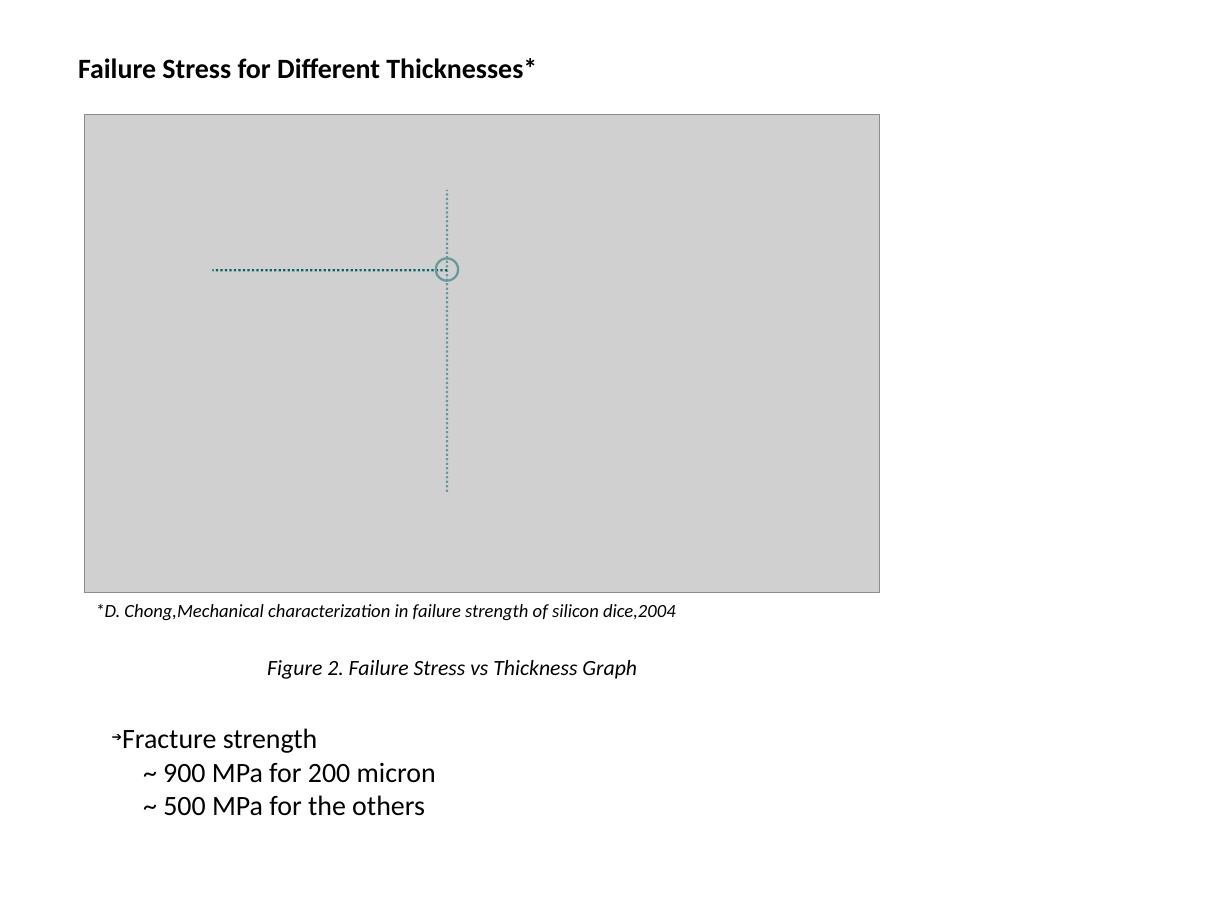
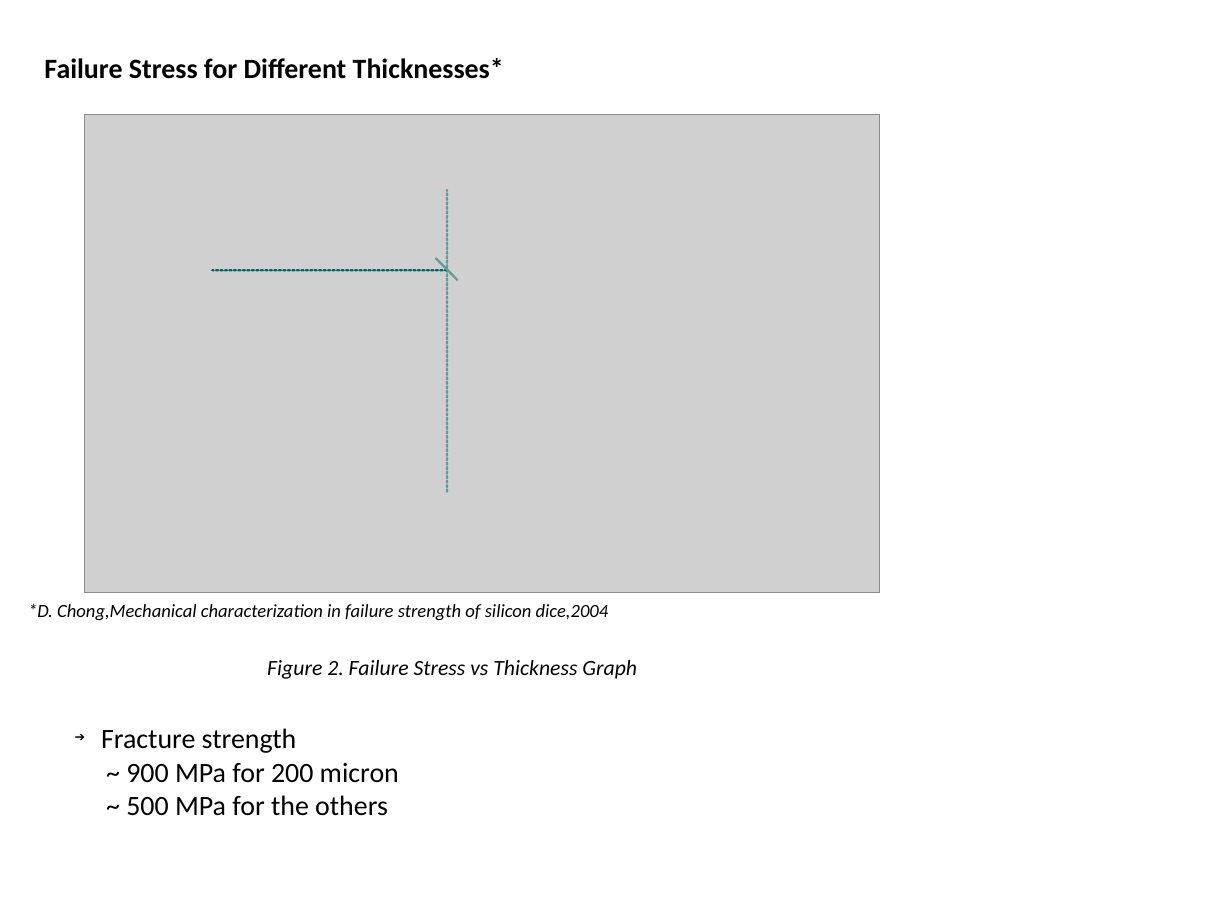
Before and after one commit to handegunduzoz/Bending, a slide deck: slide 3 of Radius of curvature.pptx. Drawn at 1232x924 pixels with LibreOffice and Linux fonts; fonts in the diff are those of the drawing; grey boxes stand for pictures. Boxes give left, top, right and bottom in pixels: in the first picture for what was removed or moved away, otherwise in the second. Text is boxed around its words. In the diff, an @@ line names an element or a change of style, - is before the commit and + after.

```diff
--- a/Radius of curvature.pptx
+++ b/Radius of curvature.pptx
@@ text "Failure Stress for Different Thicknesses*": place and size @@
-text "Failure Stress for Different Thicknesses*" at (78, 58, 537, 79)
+text "Failure Stress for Different Thicknesses*" at (44, 58, 504, 79)
@@ freeform shape at (436, 258, 458, 281): outline redrawn @@
@@ text "*D. Chong,Mechanical characterization in failure ...": place and size @@
-text "*D. Chong,Mechanical characterization in failure ..." at (95, 604, 676, 620)
+text "*D. Chong,Mechanical characterization in failure ..." at (28, 604, 609, 620)
@@ text "Fracture strength" rewrapped from (122, 728, 436, 816) to (101, 728, 399, 816) @@
```
Also in this commit, not shown: 8 other slides changed, 4 slides added, 11 other files.
